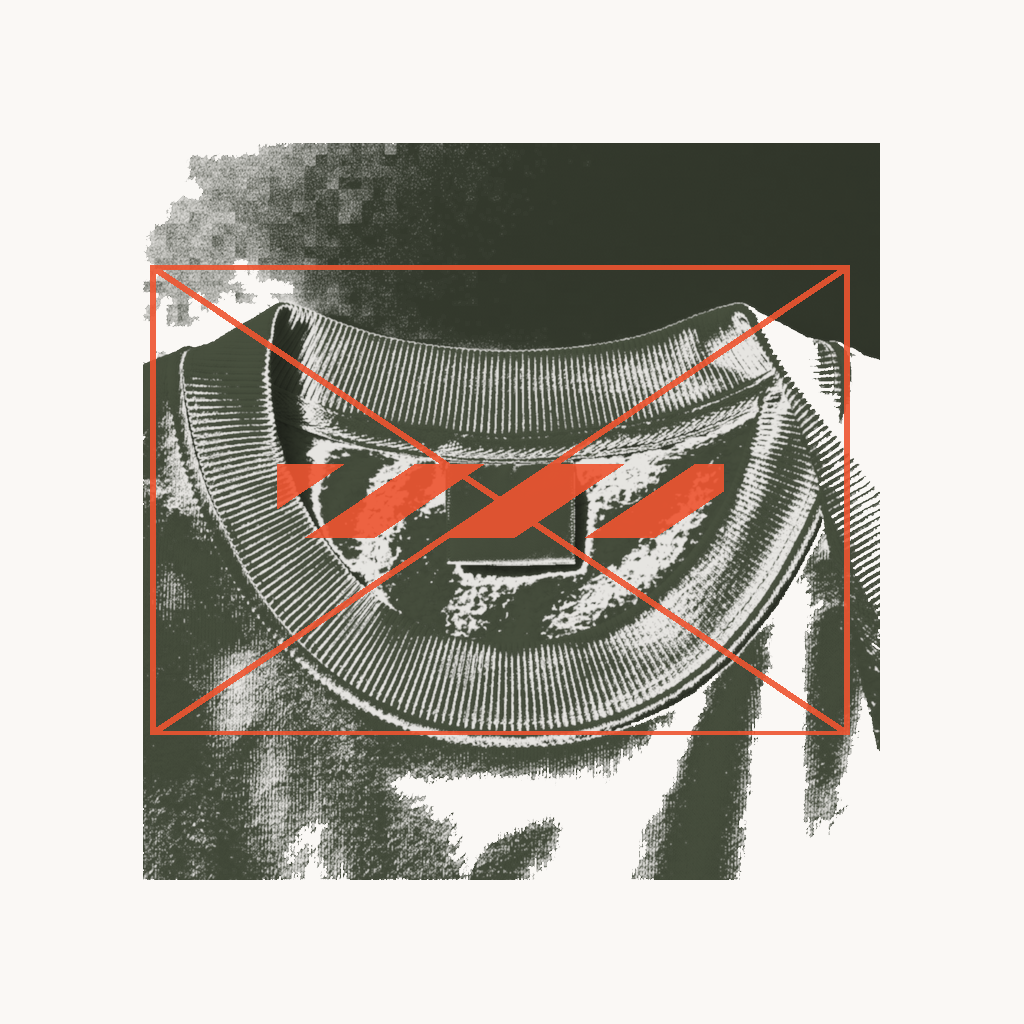
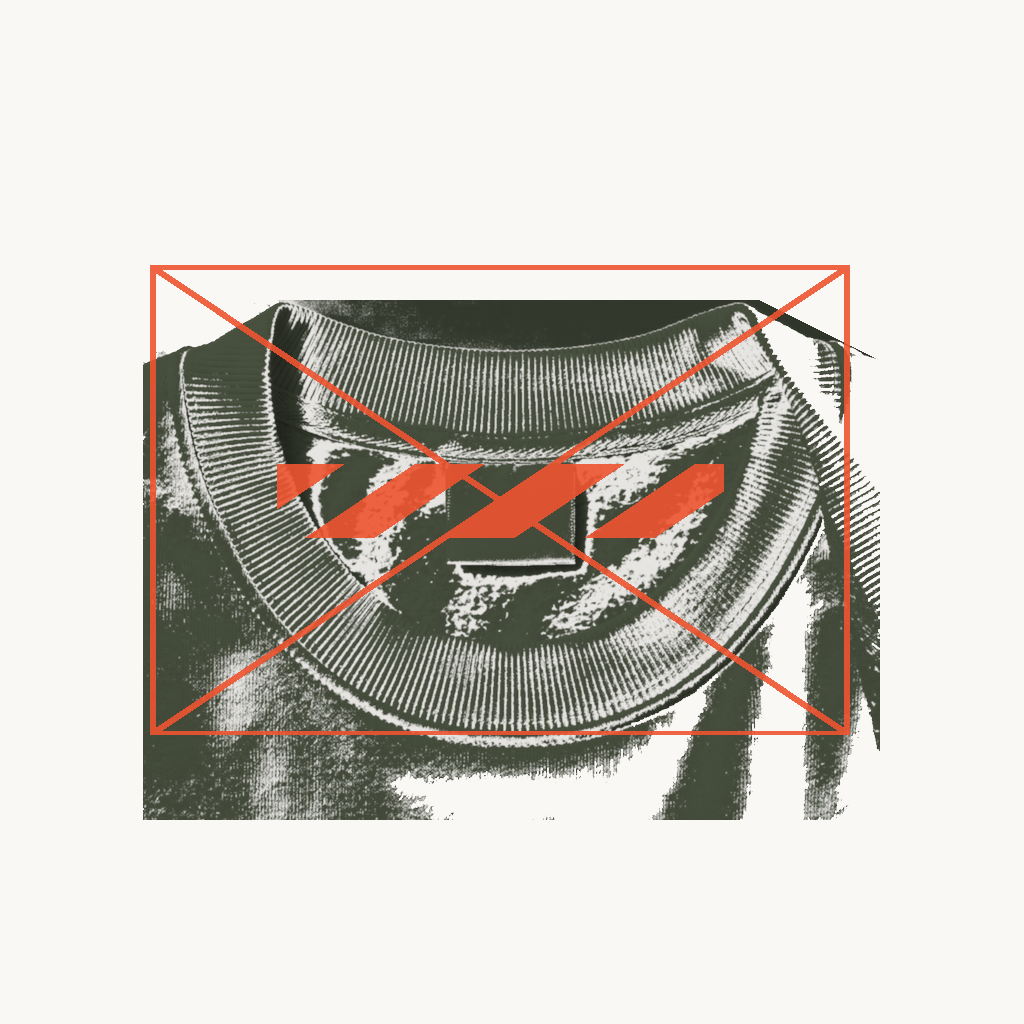
Layers edited between the first and the second 1024 × 1024 image:
painted on "10 Product Base - hoodie - olive - neck-label" over [left=143, top=143, right=880, bottom=880]